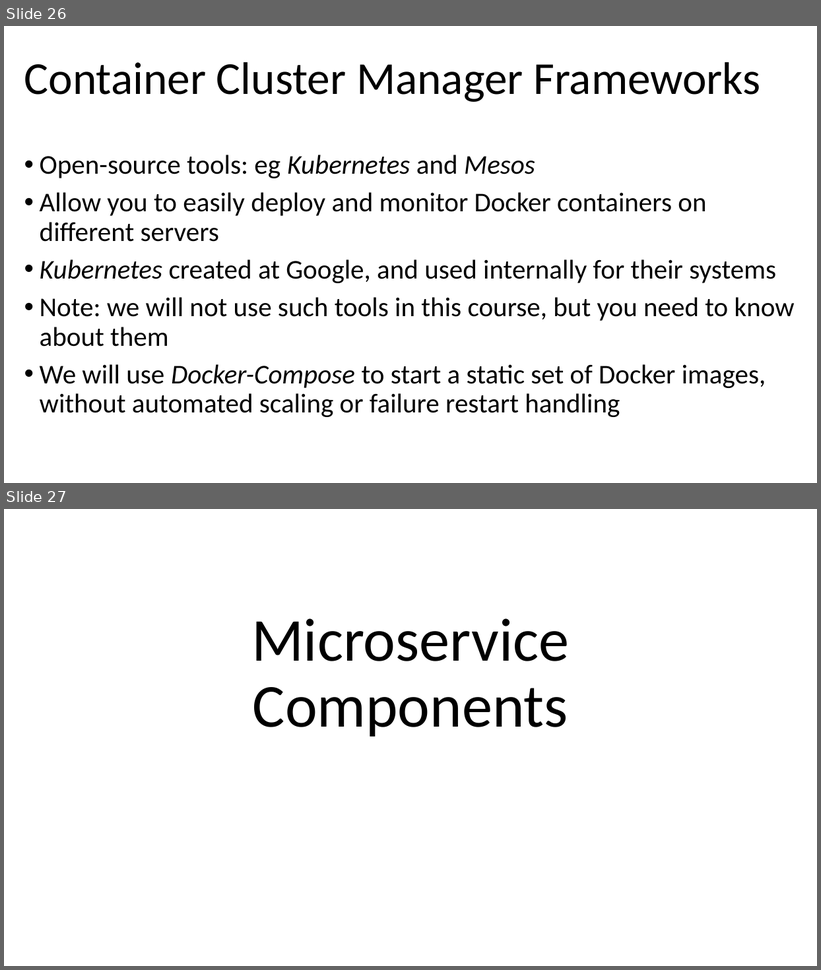
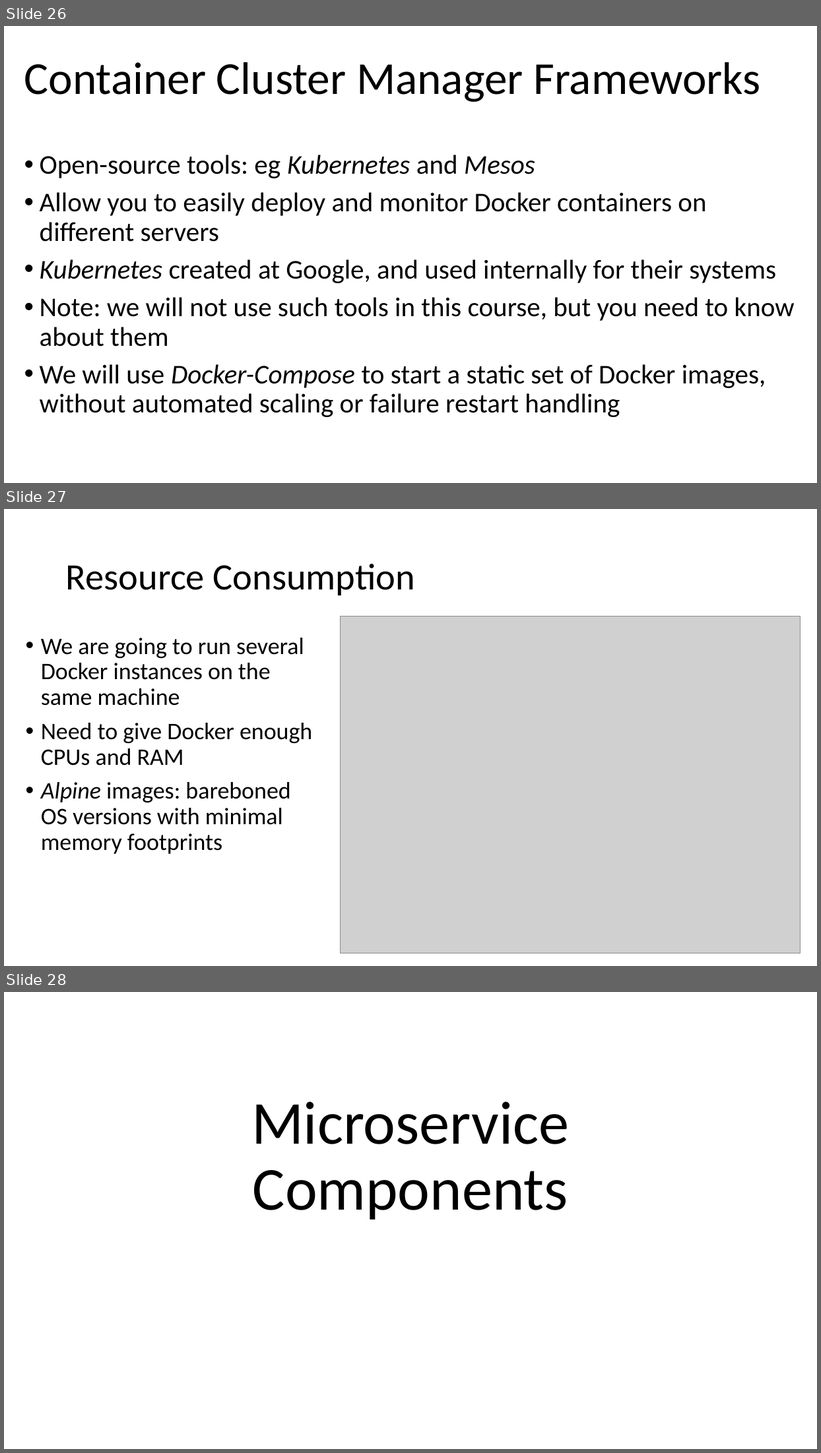
Before and after one commit to arcuri82/testing_security_development_enterprise_systems, a slide deck: doc/advanced/slides/lesson_08.pptx. Shown one above the other, each under a label of ours: slides 26 and 27 before the commit, slides 26, 27 and 28 after it. The pictures are 821x970 and 821x1453 pixels, drawn with LibreOffice and Linux fonts; fonts in the diff are those of the drawing; grey boxes stand for pictures. Boxes give left, top, right and bottom in pixels: in the first picture for what was removed or moved away, otherwise in the second. Text is boxed around its words. In the diff, an @@ line names an element or a change of style, - is before the commit and + after.

```diff
--- a/doc/advanced/slides/lesson_08.pptx
+++ b/doc/advanced/slides/lesson_08.pptx
@@ slide 27 added at [4, 509, 817, 966], background #FFFFFF @@
@@ title added at [66, 564, 416, 595], 44 pt, text #000000 @@
+Resource Consumption
@@ picture added at [341, 617, 801, 953] @@
@@ text added at [41, 638, 312, 854], 28 pt, text #000000 @@
+• We are going to run several Docker instances on the same machine
+• Need to give Docker enough CPUs and RAM
+• Alpine images: bareboned OS versions with minimal memory footprints
@@ what was slide 27 is now slide 28 @@
```
Also in this commit, not shown: 4 slides changed, 1 other file.
